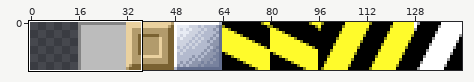
One commit to this sprite sheet: pics/tiles.png. The picture above shows the old version from afar; the outline marks the close-up.
Close-up. Old version:
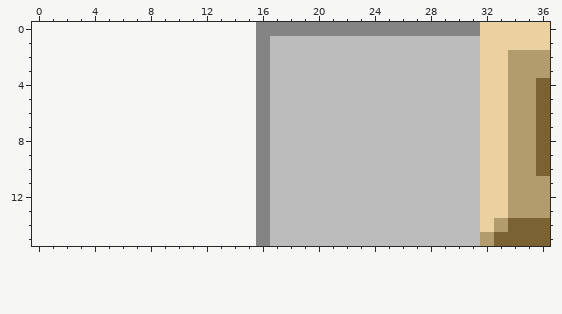
The file is 128x16 pixels. Shown: x 0..36, y 0..15. The old version is drawn lined up with the new one, on the new canvas.
And afterwards:
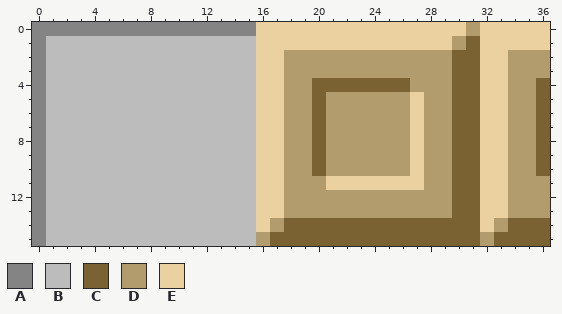
Palette (. is transparent): A #848484  B #bcbcbc  C #7a6232  D #b29b6c  E #ead19f
The exact change:
canvas 128x16 -> 144x16, the old top-left corner now at 16,0
There is now colour A in row 0 at x 0 to 15; in rows 1 to 15 at x 0.
There is now colour B in rows 1 to 15 at x 1 to 15.
The edit turns colour B into colour C in row 1 at x 31; in rows 2 to 3 at x 30 to 31; in row 4 at x 20 to 26 and 30 to 31; in rows 5 to 10 at x 20 and 30 to 31; in rows 11 to 13 at x 30 to 31; in row 14 at x 18 to 31.
The edit turns colour B into colour C in row 15 at x 17 to 31.
The edit turns colour A into colour D in row 0 at x 31; in row 15 at x 16.
The edit turns colour B into colour D in row 1 at x 30; in rows 2 to 3 at x 18 to 29; in row 4 at x 18 to 19 and 27 to 29; in rows 5 to 10 at x 18 to 19, 21 to 26 and 28 to 29; in row 11 at x 18 to 20 and 28 to 29; in rows 12 to 13 at x 18 to 29.
The edit turns colour B into colour D in row 14 at x 17.
The edit turns colour A into colour E in row 0 at x 16 to 30; in rows 1 to 14 at x 16.
The edit turns colour B into colour E in row 1 at x 17 to 29; in rows 2 to 4 at x 17; in rows 5 to 10 at x 17 and 27; in row 11 at x 17 and 21 to 27; in rows 12 to 13 at x 17.
